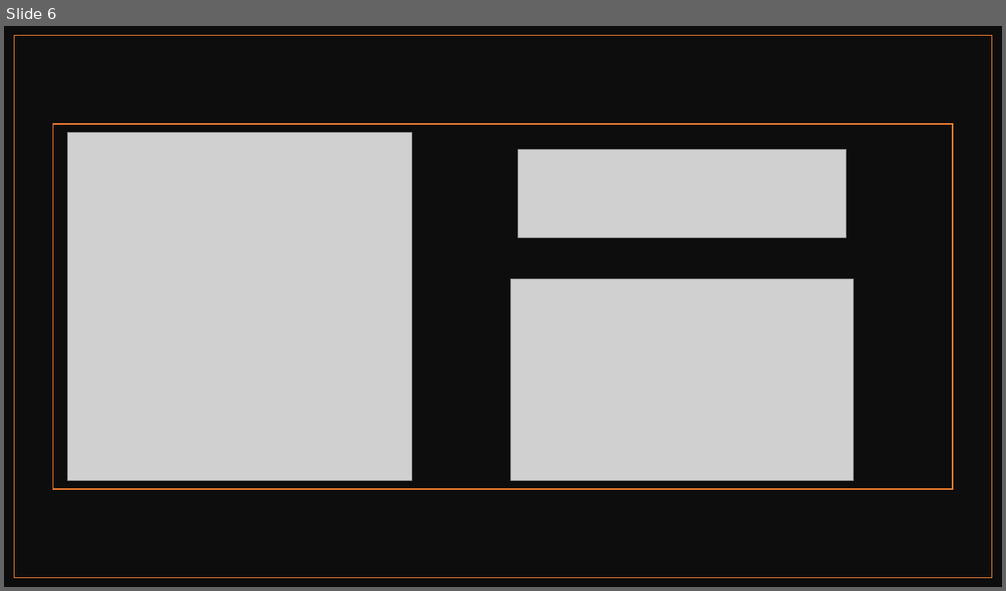
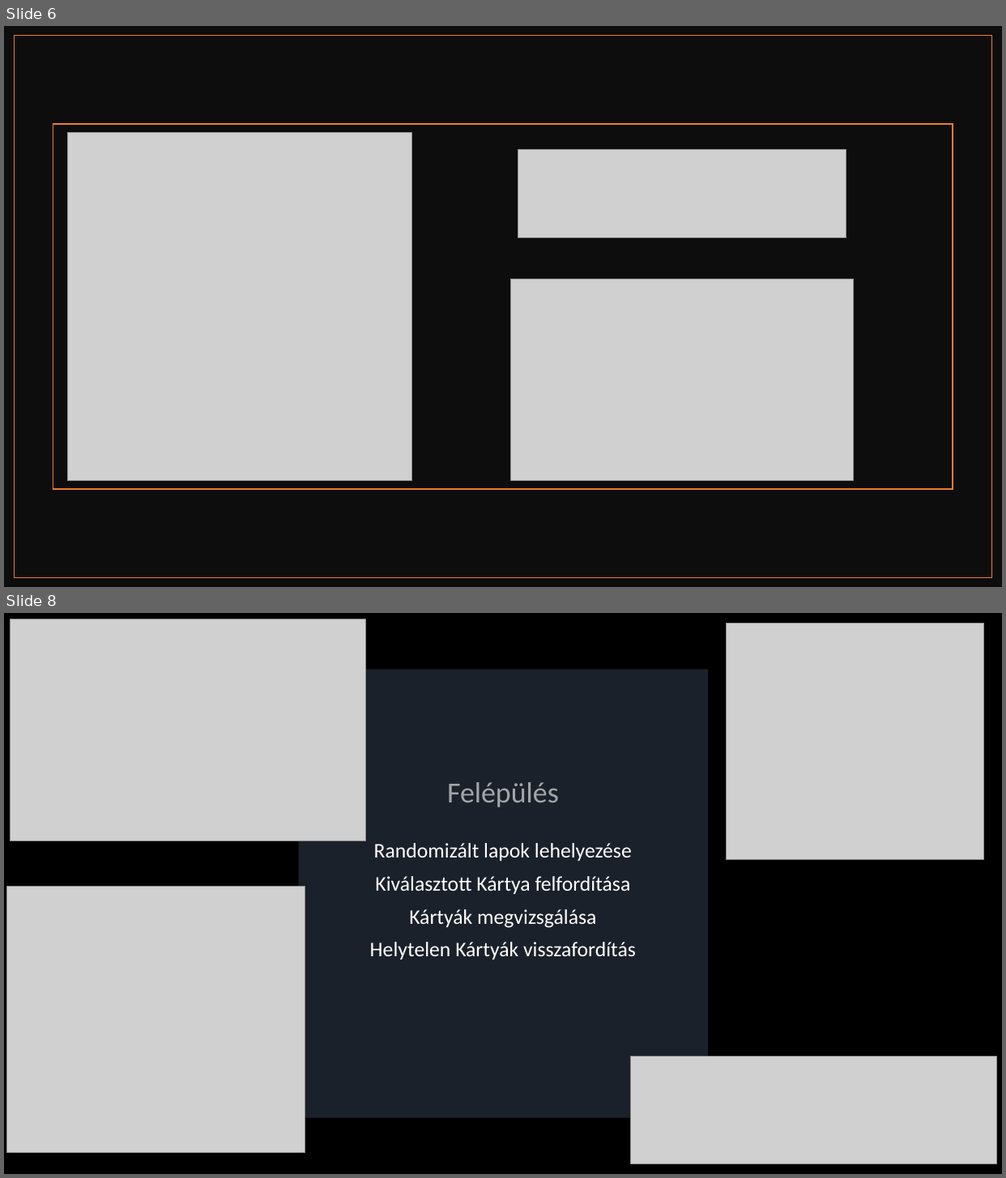
Before and after one commit to kulacs-kristof/11A_Prog_Projekt, a slide deck: A program működése.pptx. Shown one above the other, each under a label of ours: slide 6 before the commit, slides 6 and 8 after it; the slides between them are not shown. The pictures are 1006x591 and 1006x1178 pixels, drawn with LibreOffice and Linux fonts; fonts in the diff are those of the drawing; grey boxes stand for pictures. Boxes give left, top, right and bottom in pixels: in the first picture for what was removed or moved away, otherwise in the second. Text is boxed around its words. In the diff, an @@ line names an element or a change of style, - is before the commit and + after.

Commit message:
ppt

```diff
--- a/A program működése.pptx
+++ b/A program működése.pptx
@@ slide 8 added at (4, 613, 1002, 1174), background #FFFFFF @@
@@ rectangle added at (4, 613, 1002, 1174), fill #000000 @@
@@ picture added at (10, 619, 365, 841) @@
@@ picture added at (727, 623, 984, 860) @@
@@ rectangle added at (299, 669, 709, 1118), fill #44546A at 40% opacity @@
@@ title added at (447, 782, 559, 807), 28 pt, text #FFFFFF at 60% opacity @@
+Felépülés
@@ text added at (370, 843, 636, 960), 20 pt, text #FFFFFF @@
+Randomizált lapok lehelyezése
+Kiválasztott Kártya felfordítása
+Kártyák megvizsgálása
+Helytelen Kártyák visszafordítás
@@ picture added at (6, 887, 305, 1152) @@
@@ picture added at (631, 1057, 997, 1165) @@
```
Also in this commit, not shown: 3 other slides added.
